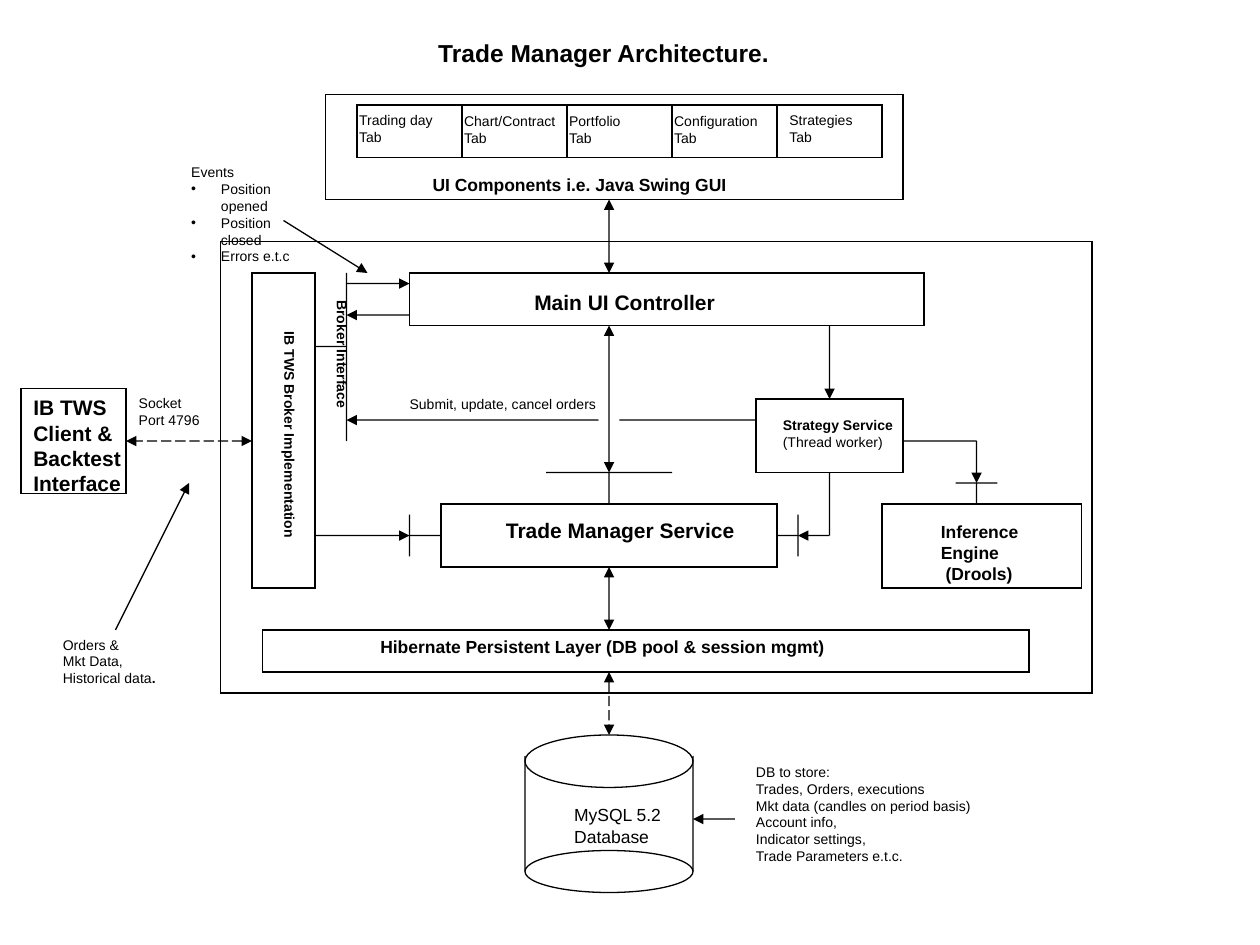
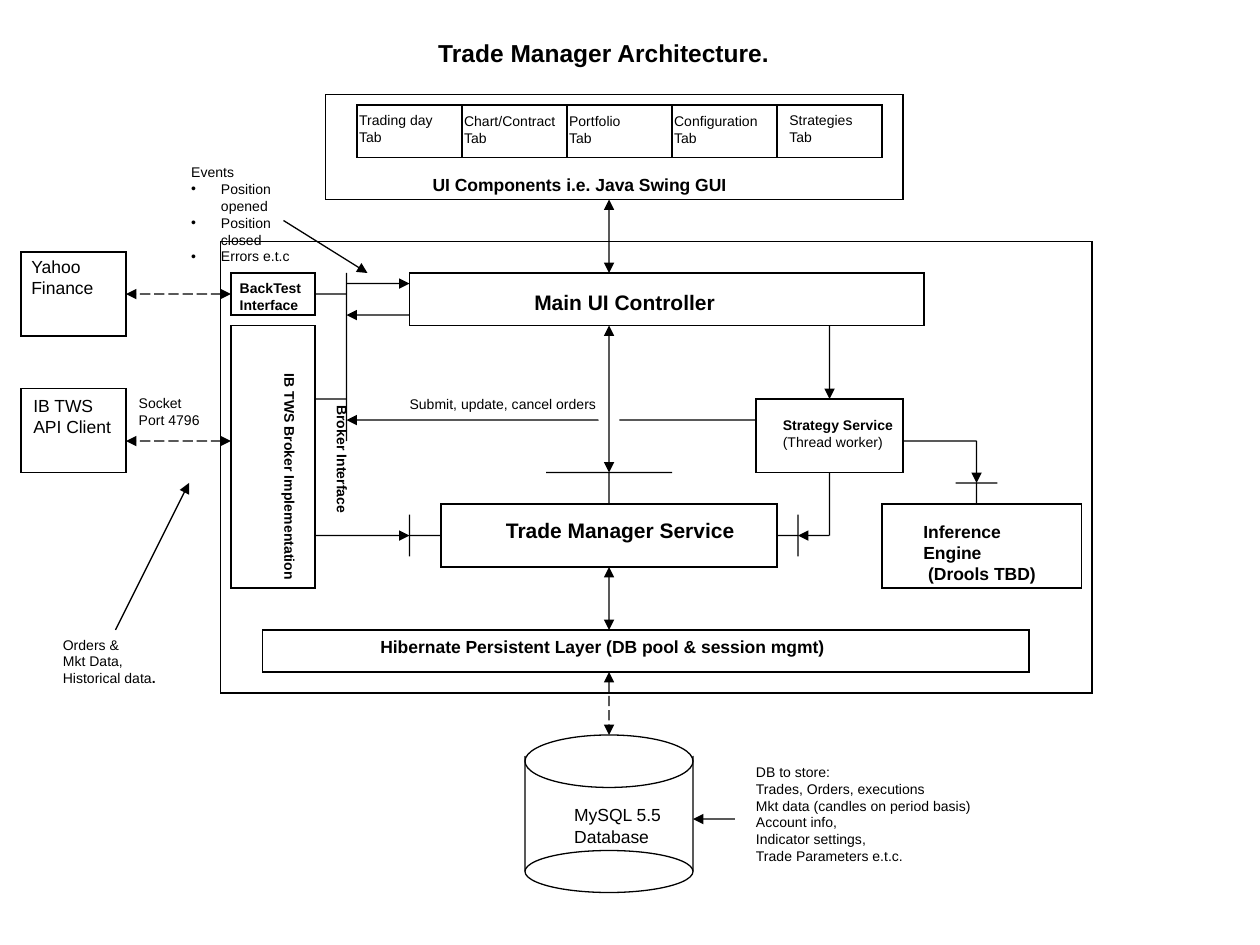
Before and after one commit to trade-manager/trade-manager, a slide deck: slide 5 of docs/Trading Day.ppt. Drawn at 1260x945 pixels with LibreOffice and Linux fonts; fonts in the diff are those of the drawing. Boxes give left, top, right and bottom in pixels: in the first picture for what was removed or moved away, otherwise in the second. Text is boxed around its words. In the diff, an @@ line names an element or a change of style, - is before the commit and + after.

```diff
--- a/docs/Trading Day.ppt
+++ b/docs/Trading Day.ppt
@@ rectangle added at box(21, 252, 126, 336), outline #000000 0.74 pt @@
@@ text added at box(31, 260, 93, 294), 10 pt, text #000000 @@
+Yahoo
+Finance
@@ double arrow added from (231, 294) to (126, 294), #000000 0.74 pt dashed @@
@@ rectangle added at box(231, 273, 315, 315), outline #000000 0.74 pt @@
@@ text added at box(240, 283, 301, 310), 8 pt, text #000000, bold @@
+BackTest
+Interface
@@ line added from (346, 294) to (315, 294), #000000 0.74 pt @@
@@ rectangle: place and size @@
-rectangle at box(252, 273, 315, 588)
+rectangle at box(231, 325, 315, 587)
@@ rectangle: place and size @@
-rectangle at box(21, 388, 126, 493)
+rectangle at box(21, 388, 126, 472)
@@ text "IB TWS Broker Implementation": place and size @@
-text "IB TWS Broker Implementation" at box(281, 333, 297, 535)
+text "IB TWS Broker Implementation" at box(281, 375, 297, 577)
@@ text at box(33, 399, 93, 412): size 12 to 10 pt, bold off in "IB TWS" @@
@@ text "Broker Interface": place and size @@
-text "Broker Interface" at box(334, 304, 350, 408)
+text "Broker Interface" at box(334, 409, 350, 513)
@@ line moved from (315, 346) - (346, 346) to (315, 399) - (346, 399) @@
@@ text at box(33, 420, 111, 433): text changed; size 12 to 10 pt; bold off @@
-Client &
-Backtest
-Interface
+API Client
@@ double arrow moved from (252, 441) - (126, 441) to (231, 441) - (126, 441) @@
@@ text at box(928, 567, 1036, 584): text changed @@
-(Drools)
+(Drools TBD)
@@ text at box(574, 808, 661, 825): text changed @@
-MySQL 5.2
+MySQL 5.5
```
Also in this commit, not shown: 2 other slides changed, 1 other file.
